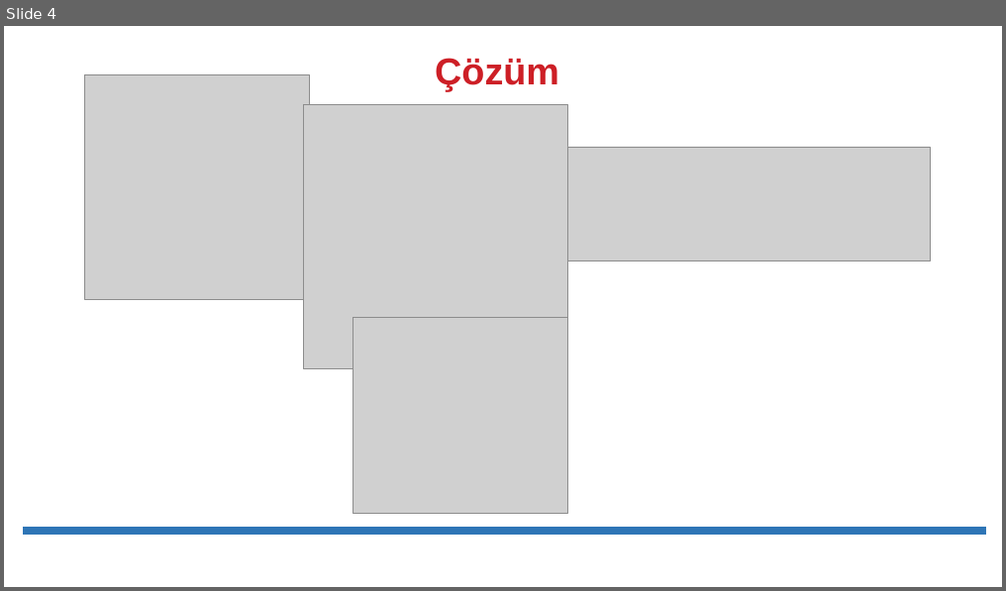
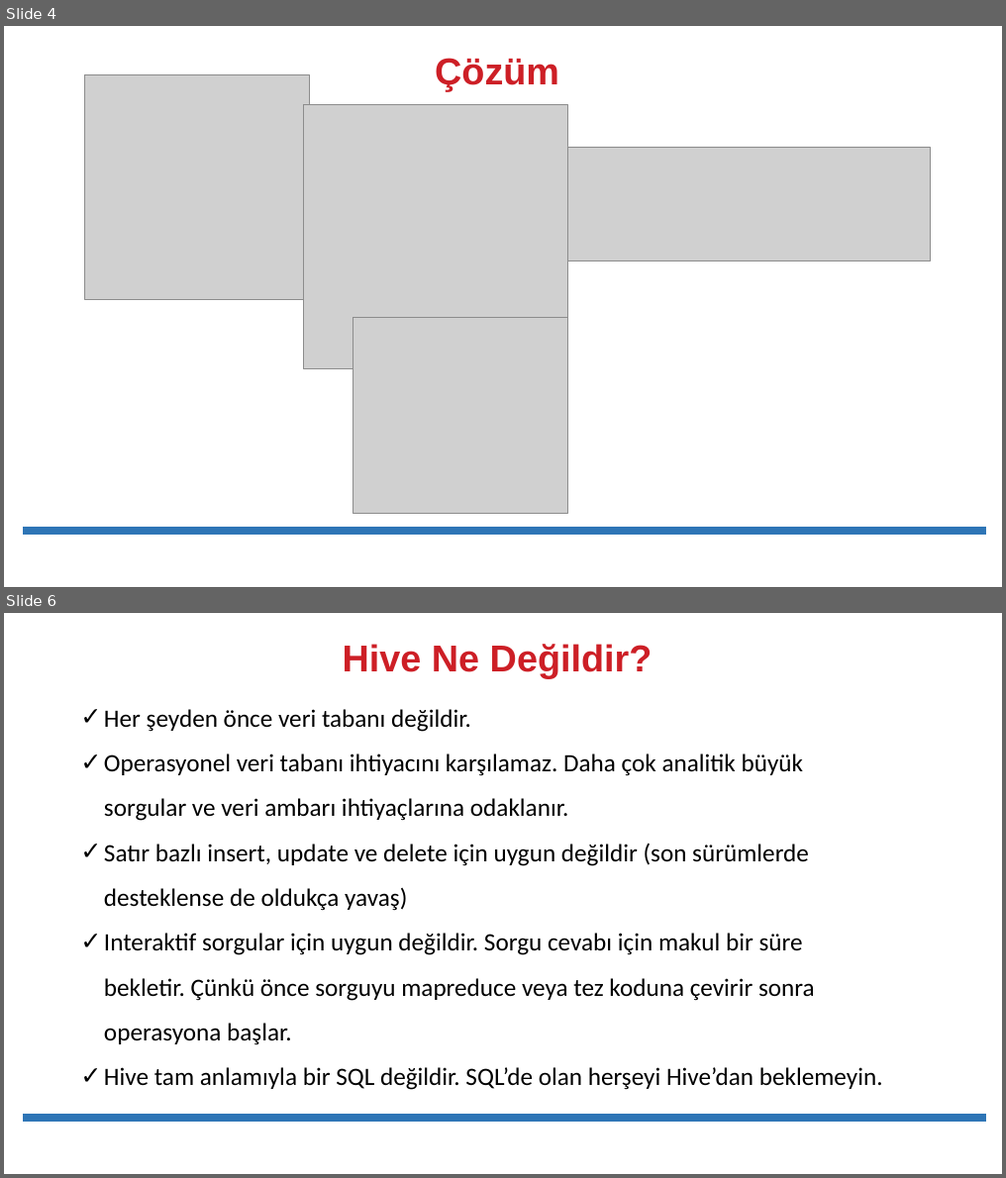
Before and after one commit to erkansirin78/hadoop-spark-for-developers, a slide deck: 07_Apache_Hive_ve_Uygulamalari/01_Apache_Hive_Teori.pptx. Shown one above the other, each under a label of ours: slide 4 before the commit, slides 4 and 6 after it; the slides between them are not shown. The pictures are 1006x591 and 1006x1178 pixels, drawn with LibreOffice and Linux fonts; fonts in the diff are those of the drawing; grey boxes stand for pictures. Boxes give left, top, right and bottom in pixels: in the first picture for what was removed or moved away, otherwise in the second. Text is boxed around its words. In the diff, an @@ line names an element or a change of style, - is before the commit and + after.

```diff
--- a/07_Apache_Hive_ve_Uygulamalari/01_Apache_Hive_Teori.pptx
+++ b/07_Apache_Hive_ve_Uygulamalari/01_Apache_Hive_Teori.pptx
@@ slide 6 added at (4, 613, 1002, 1174), background #FFFFFF @@
@@ title added at (343, 644, 652, 678), 36 pt, text #CD1F26, bold @@
+Hive Ne Değildir?
@@ text added at (104, 709, 883, 1090), 24 pt, text #000000 @@
+✓ Her şeyden önce veri tabanı değildir.
+✓ Operasyonel veri tabanı ihtiyacını karşılamaz. Daha çok analitik büyük sorgular ve veri ambarı ihtiyaçlarına odaklanır.
+✓ Satır bazlı insert, update ve delete için uygun değildir (son sürümlerde desteklense de oldukça yavaş)
+✓ Interaktif sorgular için uygun değildir. Sorgu cevabı için makul bir süre bekletir. Çünkü önce sorguyu mapreduce veya tez koduna çevirir sonra operasyona başlar.
+✓ Hive tam anlamıyla bir SQL değildir. SQL’de olan herşeyi Hive’dan beklemeyin.
@@ line added from (23, 1118) to (986, 1118), #2E75B6 8 pt @@
```
Also in this commit, not shown: 6 slides changed, 1 other slide added, 29 other files.
